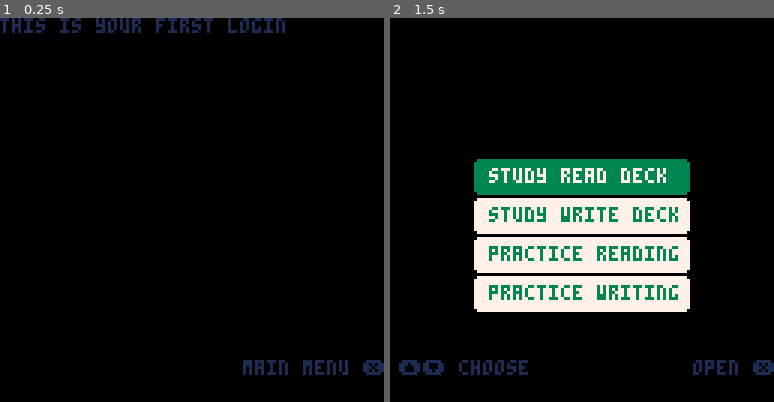
Above: before the commit, frames 1-2 (left to right).
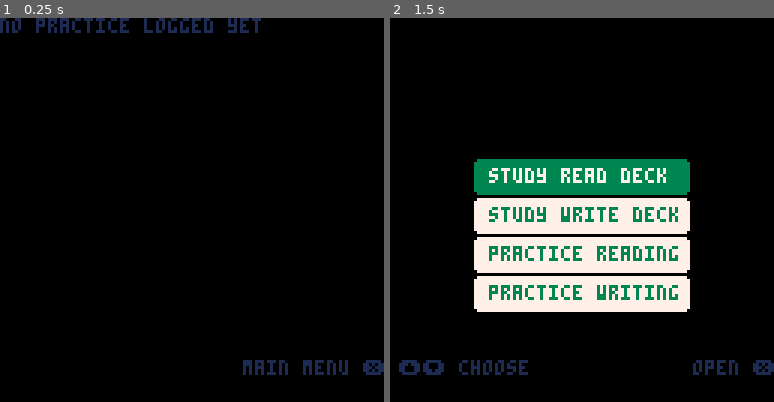
Above: after the commit, the same moments.

Repository: SestrenExsis/KanaPractice
Game: PICO-8 cartridge hiragana.p8
Two runs of this game, one before a commit and one after it. Both use one fixed random seed, a clock stepped at 60 frames per second and the inputs below.
Inputs (mouse positions are in pixels of both pictures, inside the frame that each line leads up to):
- Up to frame 1 (0.25 s): no input
- Up to frame 2 (1.5 s): tap O (Z key) at 0.33, 0.7, 1.43 s; click (459, 121) at 0.67 s; tap X (X key) at 1.07 s; click (520, 267) at 1.22 s

The runs differ from the first frame. In frame 1, 1.1% of the frame differs, in the area x 0-75%, y 0-4%; in frame 2, nothing differs.

Commit message:
Use previous study time instead

Diff:
--- a/hiragana.p8
+++ b/hiragana.p8
@@ -428,7 +428,7 @@
 	-- store previous login time
 	local l=""
 	if dget(57)==0 then
-		l="this is your first login"
+		l="no practice logged yet"
 	else
 		local yr=tostr(dget(57))
 		local mo=tostr(dget(58))
@@ -445,6 +445,11 @@
 		l=l.." "..hr..":"..mi.." utc"
 	end
 	_logtm=l
+	dset(63,_version)
+	inittitle()
+end
+
+function studytime()
 	-- get current time
 	yr=stat(80) --4-digit
 	mo=stat(81) --1..12
@@ -458,11 +463,6 @@
 	dset(60,hr)
 	dset(61,mi)
 	dset(62,sc)
-	dset(63,_version)
-	inittitle()
-	--assert(hamming(0x0001)==1)
-	--assert(hamming(0x0003)==2)
-	--assert(hamming(0x0007)==3)
 end
 
 function initscreen()
@@ -914,12 +914,14 @@
 			guess=1
 			_state="stats"
 			_guesses+=1
+			studytime()
 		elseif btnp(🅾️) then
 			-- you got it wrong
 			guess=0
 			_state="stats"
 			_errors+=1
 			_guesses+=1
+			studytime()
 		end
 		if guess>=0 then
 			local m=dget(_kana.index)
@@ -1063,12 +1065,14 @@
 			guess=1
 			_state="stats"
 			_guesses+=1
+			studytime()
 		elseif btnp(🅾️) then
 			-- you got it wrong
 			guess=0
 			_state="stats"
 			_errors+=1
 			_guesses+=1
+			studytime()
 		end
 		if guess>=0 then
 			local m=dget(_kana.index)
